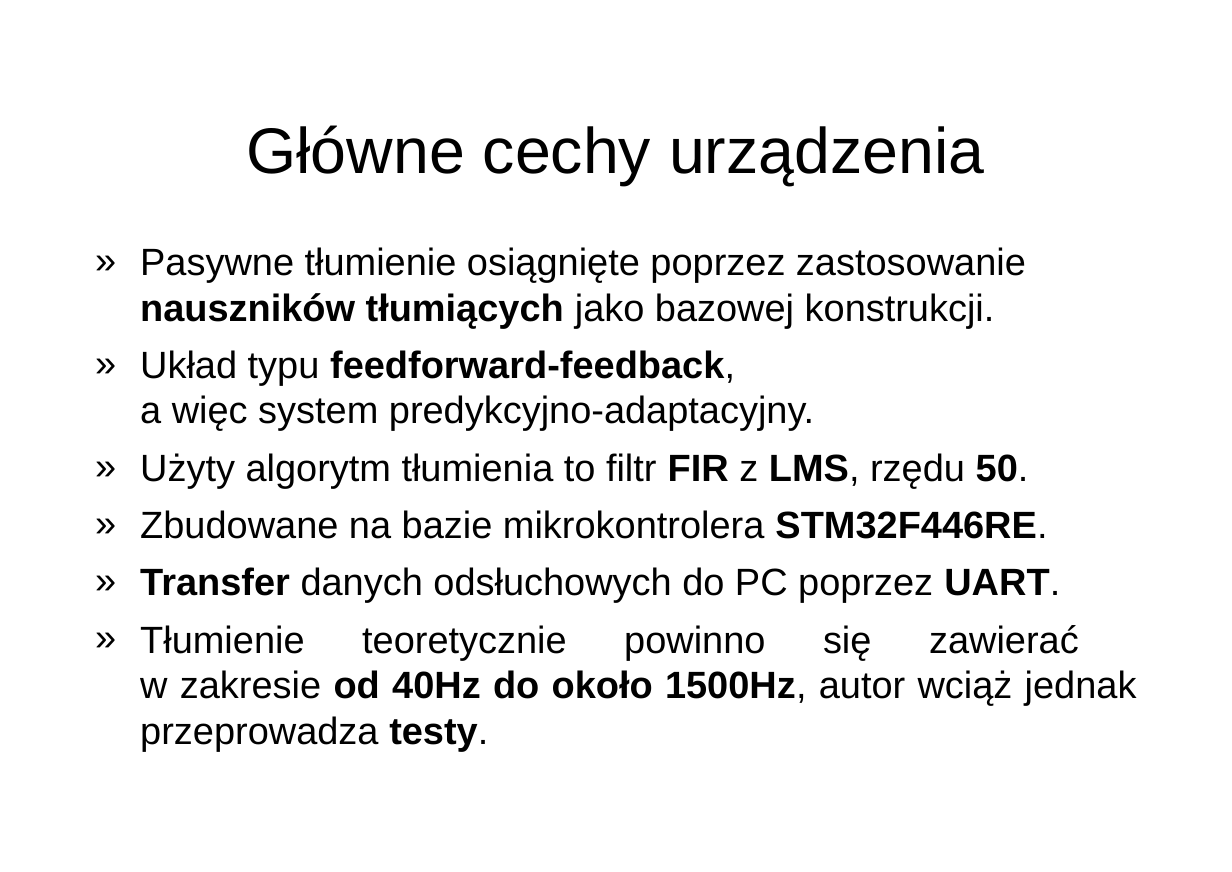
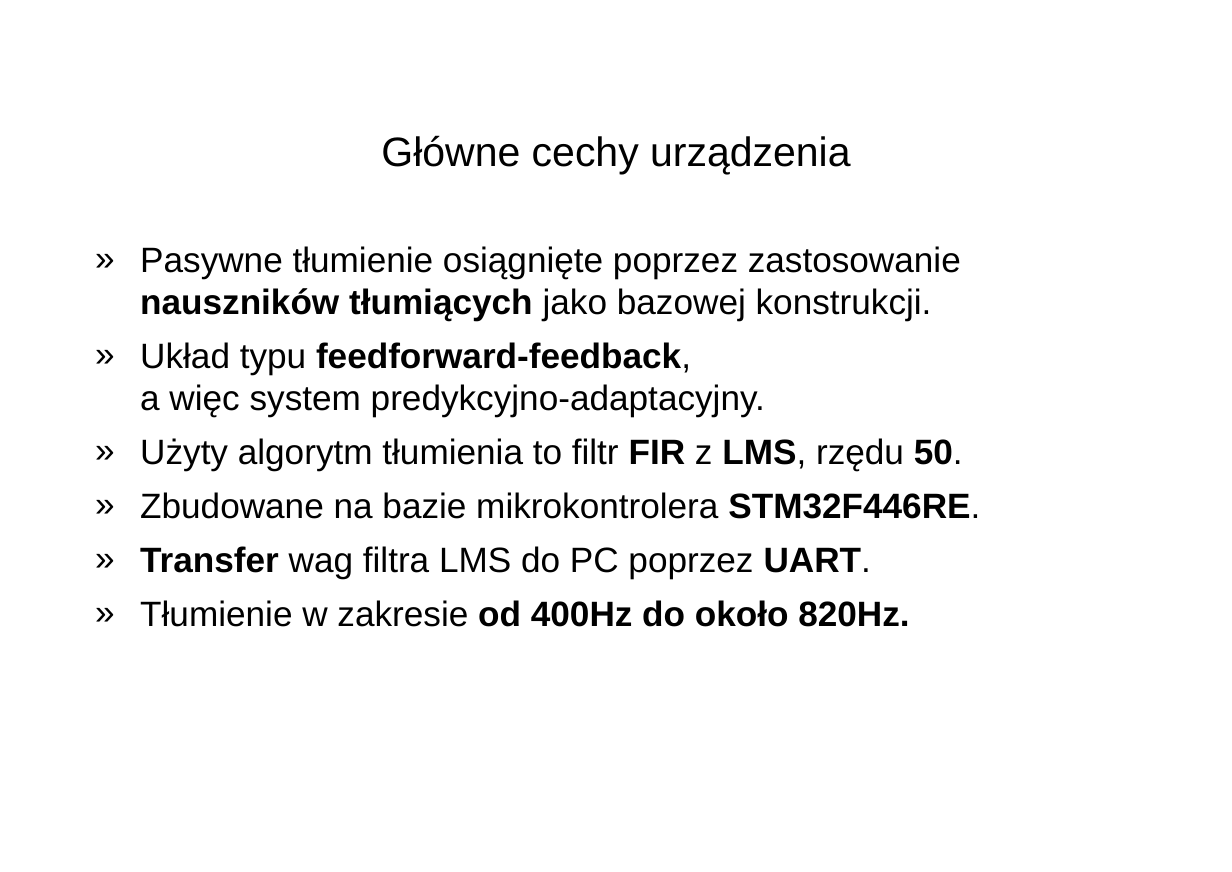
Before and after one commit to Stchena/ANC-Thesis, a slide deck: slide 6 of Assets/prezentacja_prototyp_ukladu_aktywnej_redukcji_poziomu_halasu.ppt (slide 5 before the commit). Drawn at 1232x872 pixels with LibreOffice and Linux fonts; fonts in the diff are those of the drawing; background and template pictures are left out. Boxes give left, top, right and bottom in pixels: in the first picture for what was removed or moved away, otherwise in the second. Text is boxed around its words. In the diff, an @@ line names an element or a change of style, - is before the commit and + after.

```diff
--- a/Assets/prezentacja_prototyp_ukladu_aktywnej_redukcji_poziomu_halasu.ppt
+++ b/Assets/prezentacja_prototyp_ukladu_aktywnej_redukcji_poziomu_halasu.ppt
@@ title "Główne cechy urządzenia" moved from (x1=247, y1=125, x2=984, y2=185) to (x1=381, y1=135, x2=850, y2=174) @@
@@ title "Główne cechy urządzenia" at (x1=381, y1=135, x2=850, y2=174): size 44 to 28 pt @@
@@ text at (x1=140, y1=246, x2=980, y2=519): size 25.9 to 24 pt in "Pasywne tłumienie osiągnięte poprzez zastosowanie nauszników ...", "Układ typu feedforward-feedback, a więc system predykcyjno-a ...", "Użyty algorytm tłumienia to filtr FIR z ...", "Zbudowane na bazie mikrokontrolera STM32F446RE." @@
@@ text at (x1=140, y1=546, x2=909, y2=627): text changed; size 25.9 to 24 pt @@
-» Transfer danych odsłuchowych do PC poprzez UART.
-» Tłumienie teoretycznie powinno się zawierać
-  w zakresie od 40Hz do około 1500Hz, autor wciąż jednak przeprowadza testy.
+» Transfer wag filtra LMS do PC poprzez UART.
+» Tłumienie w zakresie od 400Hz do około 820Hz.
```
Also in this commit, not shown: 2 other slides changed, 5 slides added, 7 slides removed, 4 other files.
